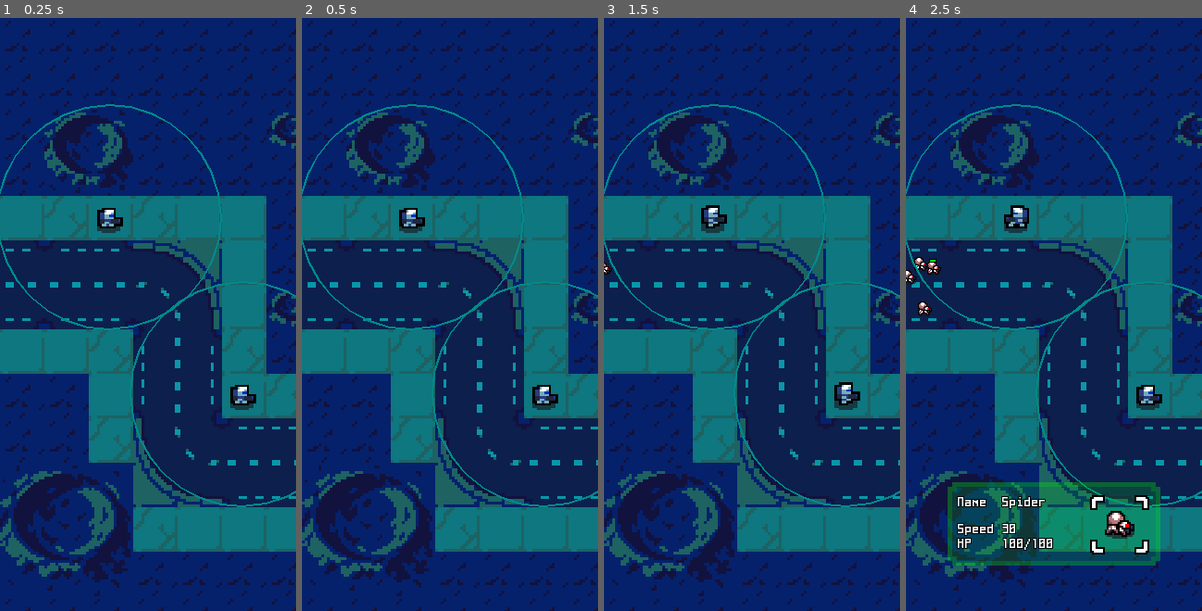
Above: before the commit, frames 1-4 (left to right).
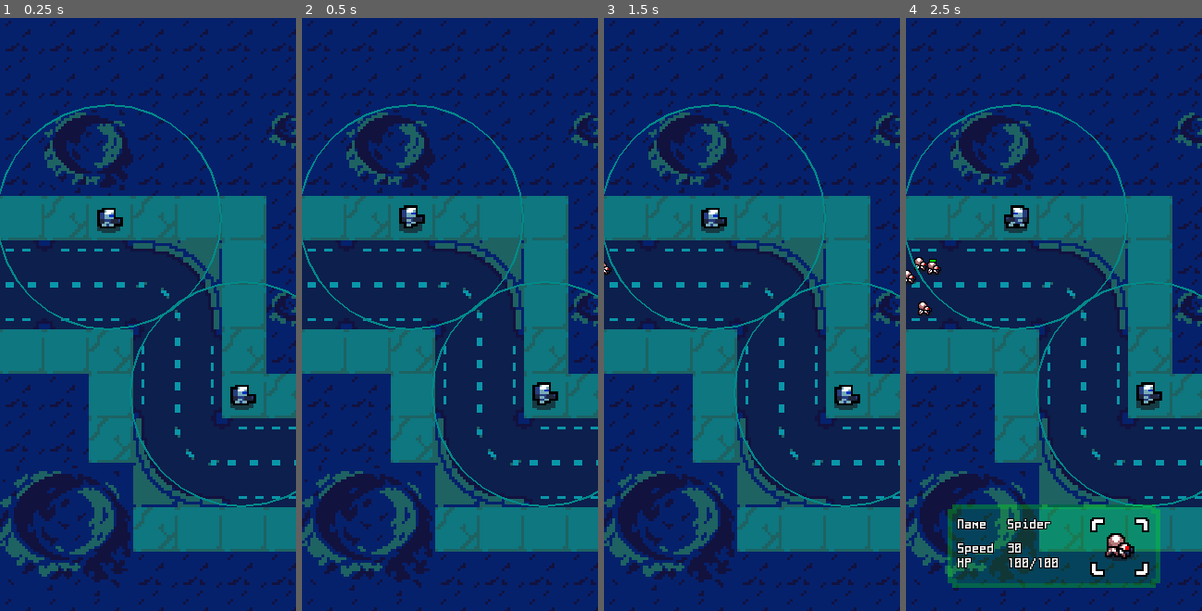
Above: after the commit, the same moments.

Repository: UnknownNPC/RoboTD
Game: Godot game, scene res://scenes/Main.tscn
Same seed, same stepped clock (60 frames per second), same inputs: the game is played once before the commit and once after it.
Inputs (mouse positions are in pixels of both pictures, inside the frame that each line leads up to):
- Up to frame 1 (0.25 s): no input
- Up to frame 2 (0.5 s): no input
- Up to frame 3 (1.5 s): move the mouse to (817, 284) at 0.52 s; click (817, 284) at 0.67 s; tap Enter at 1.25 s; move the mouse to (692, 344) at 1.27 s; click (692, 344) at 1.42 s
- Up to frame 4 (2.5 s): move the mouse to (908, 308) at 2.02 s; click (908, 308) at 2.17 s

Frame 1 is identical in both runs. In frame 2, 0.4% of the frame differs, in the area x 32-87%, y 31-66%; in frame 3, 0.4%; in frame 4, 8.0%, in the area x 14-87%, y 61-97%.

Commit message:
Add popup info

Diff:
--- a/scenes/GameUI.tscn
+++ b/scenes/UI/BaseInfoUI.tscn
@@ -1,9 +1,8 @@
-[gd_scene load_steps=7 format=2]
+[gd_scene load_steps=6 format=2]
 
 [ext_resource path="res://tiles/UI/rect/range12.png" type="Texture" id=1]
 [ext_resource path="res://tiles/UI/rect/selection-cursor.png" type="Texture" id=2]
 [ext_resource path="res://tiles/font/game_font.tres" type="DynamicFont" id=3]
-[ext_resource path="res://scripts/EnemyInfo.gd" type="Script" id=4]
 
 [sub_resource type="TileSet" id=1]
 2/name = "menu_box"
@@ -88,20 +87,12 @@
 3/shapes = [  ]
 3/z_index = 0
 
-[node name="EnemyInfo" type="Control"]
-anchor_left = 0.5
-anchor_top = 0.5
-anchor_right = 0.5
-anchor_bottom = 0.5
-margin_left = -120.0
-margin_top = 176.0
-margin_right = -120.0
-margin_bottom = 176.0
-script = ExtResource( 4 )
+[node name="BaseInfoUI" type="Control"]
 
-[node name="UnitPosition" type="Position2D" parent="."]
+[node name="Animation" type="AnimatedSprite" parent="."]
 position = Vector2( 191, 50 )
 z_index = 2
+playing = true
 
 [node name="Border" type="TileMap" parent="."]
 scale = Vector2( 5, 5 )
@@ -127,41 +118,9 @@
 text = "Name"
 
 [node name="NameValue" type="Label" parent="."]
-margin_left = 64.0
+margin_left = 70.0
 margin_top = 19.0
-margin_right = 112.0
+margin_right = 126.0
 margin_bottom = 33.0
 custom_fonts/font = ExtResource( 3 )
-text = "Spider"
-
-[node name="Speed" type="Label" parent="."]
-margin_left = 16.0
-margin_top = 48.0
-margin_right = 57.0
-margin_bottom = 62.0
-custom_fonts/font = ExtResource( 3 )
-text = "Speed"
-
-[node name="SpeedValue" type="Label" parent="."]
-margin_left = 64.0
-margin_top = 48.0
-margin_right = 105.0
-margin_bottom = 62.0
-custom_fonts/font = ExtResource( 3 )
-text = "250"
-
-[node name="HP" type="Label" parent="."]
-margin_left = 16.0
-margin_top = 64.0
-margin_right = 56.0
-margin_bottom = 78.0
-custom_fonts/font = ExtResource( 3 )
-text = "HP"
-
-[node name="HPValue" type="Label" parent="."]
-margin_left = 64.0
-margin_top = 64.0
-margin_right = 104.0
-margin_bottom = 78.0
-custom_fonts/font = ExtResource( 3 )
-text = "100/100"
+text = "Genetic"
--- /dev/null
+++ b/scenes/UI/EnemyInfoUI.tscn
@@ -0,0 +1,46 @@
+[gd_scene load_steps=4 format=2]
+
+[ext_resource path="res://tiles/font/game_font.tres" type="DynamicFont" id=1]
+[ext_resource path="res://scenes/UI/BaseInfoUI.tscn" type="PackedScene" id=2]
+[ext_resource path="res://scripts/EnemyInfo.gd" type="Script" id=3]
+
+[node name="EnemyInfoUI" type="Control"]
+margin_left = 40.0
+margin_top = 520.0
+margin_right = 40.0
+margin_bottom = 520.0
+script = ExtResource( 3 )
+
+[node name="BaseInfoUI" parent="." instance=ExtResource( 2 )]
+
+[node name="Speed" type="Label" parent="."]
+margin_left = 16.0
+margin_top = 45.0
+margin_right = 57.0
+margin_bottom = 59.0
+custom_fonts/font = ExtResource( 1 )
+text = "Speed"
+
+[node name="SpeedValue" type="Label" parent="."]
+margin_left = 70.0
+margin_top = 45.0
+margin_right = 111.0
+margin_bottom = 59.0
+custom_fonts/font = ExtResource( 1 )
+text = "250"
+
+[node name="HP" type="Label" parent="."]
+margin_left = 16.0
+margin_top = 61.0
+margin_right = 56.0
+margin_bottom = 75.0
+custom_fonts/font = ExtResource( 1 )
+text = "HP"
+
+[node name="HPValue" type="Label" parent="."]
+margin_left = 70.0
+margin_top = 61.0
+margin_right = 126.0
+margin_bottom = 75.0
+custom_fonts/font = ExtResource( 1 )
+text = "100/100"
--- /dev/null
+++ b/scenes/UI/TowerInfoUI.tscn
@@ -0,0 +1,62 @@
+[gd_scene load_steps=4 format=2]
+
+[ext_resource path="res://tiles/font/game_font.tres" type="DynamicFont" id=1]
+[ext_resource path="res://scenes/UI/BaseInfoUI.tscn" type="PackedScene" id=2]
+[ext_resource path="res://scripts/TowerInfo.gd" type="Script" id=3]
+
+[node name="TowerInfoUI" type="Control"]
+margin_left = 40.0
+margin_top = 520.0
+margin_right = 40.0
+margin_bottom = 520.0
+script = ExtResource( 3 )
+
+[node name="BaseInfoUI" parent="." instance=ExtResource( 2 )]
+
+[node name="Damage" type="Label" parent="."]
+margin_left = 16.0
+margin_top = 36.0
+margin_right = 64.0
+margin_bottom = 50.0
+custom_fonts/font = ExtResource( 1 )
+text = "Damage"
+
+[node name="DamageValue" type="Label" parent="."]
+margin_left = 70.0
+margin_top = 36.0
+margin_right = 111.0
+margin_bottom = 50.0
+custom_fonts/font = ExtResource( 1 )
+text = "250"
+
+[node name="ARate" type="Label" parent="."]
+margin_left = 16.0
+margin_top = 52.0
+margin_right = 64.0
+margin_bottom = 66.0
+custom_fonts/font = ExtResource( 1 )
+text = "A.Rate"
+
+[node name="ARateValue" type="Label" parent="."]
+margin_left = 70.0
+margin_top = 52.0
+margin_right = 110.0
+margin_bottom = 66.0
+custom_fonts/font = ExtResource( 1 )
+text = "20"
+
+[node name="Radius" type="Label" parent="."]
+margin_left = 16.0
+margin_top = 68.0
+margin_right = 64.0
+margin_bottom = 82.0
+custom_fonts/font = ExtResource( 1 )
+text = "Radius"
+
+[node name="RadiusValue" type="Label" parent="."]
+margin_left = 70.0
+margin_top = 68.0
+margin_right = 110.0
+margin_bottom = 82.0
+custom_fonts/font = ExtResource( 1 )
+text = "120"
--- a/scenes/towers/AssaultAnimation.tres
+++ b/scenes/towers/AssaultAnimation.tres
@@ -25,7 +25,22 @@
 "frames": [ ExtResource( 14 ), ExtResource( 19 ) ],
 "loop": true,
 "name": "idle",
-"speed": 7.0
+"speed": 5.0
+}, {
+"frames": [ ExtResource( 5 ), ExtResource( 12 ) ],
+"loop": false,
+"name": "fire",
+"speed": 5.0
+}, {
+"frames": [ ExtResource( 15 ), ExtResource( 16 ) ],
+"loop": true,
+"name": "walk",
+"speed": 5.0
+}, {
+"frames": [ ExtResource( 7 ), ExtResource( 18 ), ExtResource( 17 ) ],
+"loop": true,
+"name": "hit",
+"speed": 5.0
 }, {
 "frames": [ ExtResource( 1 ), ExtResource( 4 ) ],
 "loop": true,
@@ -37,23 +52,8 @@
 "name": "death",
 "speed": 5.0
 }, {
-"frames": [ ExtResource( 7 ), ExtResource( 18 ), ExtResource( 17 ) ],
-"loop": true,
-"name": "hit",
-"speed": 5.0
-}, {
-"frames": [ ExtResource( 5 ), ExtResource( 12 ) ],
-"loop": false,
-"name": "fire",
-"speed": 5.0
-}, {
 "frames": [ ExtResource( 9 ), ExtResource( 3 ), ExtResource( 6 ) ],
 "loop": true,
 "name": "throw",
 "speed": 5.0
-}, {
-"frames": [ ExtResource( 15 ), ExtResource( 16 ) ],
-"loop": true,
-"name": "walk",
-"speed": 5.0
 } ]
--- a/scenes/towers/AssaultTower.tscn
+++ b/scenes/towers/AssaultTower.tscn
@@ -1,12 +1,19 @@
-[gd_scene load_steps=4 format=2]
+[gd_scene load_steps=5 format=2]
 
 [ext_resource path="res://scenes/towers/BaseTower.tscn" type="PackedScene" id=1]
 [ext_resource path="res://scripts/AssaultTower.gd" type="Script" id=2]
 [ext_resource path="res://scenes/towers/AssaultAnimation.tres" type="SpriteFrames" id=3]
 
+[sub_resource type="CircleShape2D" id=1]
+radius = 18.0
+
 [node name="AssaultTower" instance=ExtResource( 1 )]
 script = ExtResource( 2 )
 damageValue = 25
+unitName = "Assault"
 
 [node name="Animation" parent="." index="0"]
 frames = ExtResource( 3 )
+
+[node name="Shape" parent="ClickArea" index="0"]
+shape = SubResource( 1 )
--- a/scenes/towers/BaseTower.tscn
+++ b/scenes/towers/BaseTower.tscn
@@ -1,7 +1,10 @@
-[gd_scene format=2]
+[gd_scene load_steps=2 format=2]
+
+[ext_resource path="res://scripts/BaseTower.gd" type="Script" id=1]
 
 [node name="BaseTower" type="Node2D" groups=["towers"]]
 position = Vector2( 175, 339 )
+script = ExtResource( 1 )
 
 [node name="Animation" type="AnimatedSprite" parent="."]
 scale = Vector2( 2.5, 2.5 )
@@ -9,4 +12,9 @@
 
 [node name="AttackTimer" type="Timer" parent="."]
 
+[node name="ClickArea" type="Area2D" parent="."]
+
+[node name="Shape" type="CollisionShape2D" parent="ClickArea"]
+
 [connection signal="timeout" from="AttackTimer" to="." method="_on_AttackTimer_timeout"]
+[connection signal="input_event" from="ClickArea" to="." method="_on_ClickArea_input_event"]
--- a/scripts/BaseTower.gd
+++ b/scripts/BaseTower.gd
@@ -4,10 +4,18 @@
 export (int) var damageValue = 100
 export (int) var attackRadius = 120
 export (float) var attackCooldown = 1.0
+export (String) var unitName
 
 var attackRadiusCircleScene = load("res://scenes/AttackRadiusCircle.tscn")
+
+signal towerClicked(tower)
 
 func _ready():
 	var attackRadiusIntance = attackRadiusCircleScene.instance()
 	attackRadiusIntance.attackRadius = attackRadius
 	add_child(attackRadiusIntance)
+
+
+func _on_ClickArea_input_event(viewport, event, shape_idx):
+	if (event.is_pressed()):
+		emit_signal("towerClicked", self)
--- a/scripts/EnemyInfo.gd
+++ b/scripts/EnemyInfo.gd
@@ -1,18 +1,17 @@
 extends Control
 
 var enemy
-var viewEnemy
 
-onready var nameValue = $NameValue
+onready var nameValue = $BaseInfoUI/NameValue
 onready var speedValue = $SpeedValue
 onready var hpValue = $HPValue
-onready var unitPosition = $UnitPosition
+onready var animation = $BaseInfoUI/Animation
 
 func _process(delta):
 	### can be queue_free
 	if (is_instance_valid(enemy)):
 		hpValue.text = str(enemy.maxHealth) + "/" + str(enemy.currentHealth)
-		viewEnemy.get_node("Animation").animation = enemy.get_node("Animation").animation
+		animation.animation = enemy.get_node("Animation").animation
 	else:
 		## close
 		queue_free()
@@ -22,7 +21,6 @@
 	nameValue.text = enemy.unitName
 	speedValue.text = str(enemy.speed)
 
-	viewEnemy = targetEnemy.duplicate()
-	viewEnemy.scale = Vector2(2,2)
-
-	unitPosition.add_child(viewEnemy)
+	animation.frames = enemy.get_node("Animation").frames.duplicate()
+	animation.animation = enemy.get_node("Animation").animation
+	animation.scale = Vector2(2, 2)
--- /dev/null
+++ b/scripts/TowerInfo.gd
@@ -0,0 +1,26 @@
+extends Control
+
+var tower
+
+onready var nameValue = $BaseInfoUI/NameValue
+onready var damageValue = $DamageValue
+onready var aRateValue = $ARateValue
+onready var radiusValue = $RadiusValue
+onready var animation = $BaseInfoUI/Animation
+
+func _process(delta):
+	if is_instance_valid(tower):
+		var targetAnimation = tower.get_node("Animation").animation
+		animation.animation = targetAnimation
+		animation.frames.set_animation_loop(targetAnimation, true)
+
+func init(targetTower):
+	tower = targetTower
+	nameValue.text = tower.unitName
+	damageValue.text = str(tower.damageValue)
+	aRateValue.text = str(tower.attackCooldown)
+	radiusValue.text = str(tower.attackRadius)
+
+	animation.frames = tower.get_node("Animation").frames.duplicate()
+	animation.animation = tower.get_node("Animation").animation
+	animation.scale = Vector2(3, 3)
--- a/scripts/WaveSpawner.gd
+++ b/scripts/WaveSpawner.gd
@@ -3,13 +3,18 @@
 onready var basePath = $BaseWavePath
 
 var enemyUrl = "res://scenes/enemies/SpiderEnemy.tscn"
-var enemyInfoUrl = "res://scenes/GameUI.tscn"
+var enemyInfoUrl = "res://scenes/UI/EnemyInfoUI.tscn"
+var towerInfoUrl = "res://scenes/UI/TowerInfoUI.tscn"
 
 var follows = []
 
 var currentEnemyInfo = null
 
 func _ready():
+
+	var allTowers = get_tree().get_nodes_in_group("towers")
+	for tower in allTowers:
+		tower.connect("towerClicked", self, "_towerClicked")
 
 	var rawEnemy = load(enemyUrl)
 
@@ -44,19 +49,25 @@
 
 func _process(delta):
 	for follow in follows:
-		var abstractEnemy = follow.get_child(0)
-		if (is_instance_valid(abstractEnemy) && !abstractEnemy.isDead):
-			follow.offset += abstractEnemy.speed * delta
-			if follow.unit_offset >= 1:
-				follow.queue_free()
+		if (is_instance_valid(follow)):
+			var abstractEnemy = follow.get_child(0)
+			if (is_instance_valid(abstractEnemy) && !abstractEnemy.isDead):
+				follow.offset += abstractEnemy.speed * delta
+				if follow.unit_offset >= 1:
+					follow.queue_free()
 
 func _enemyClicked(enemy):
 	if (is_instance_valid(currentEnemyInfo)):
 		currentEnemyInfo.queue_free()
-	currentEnemyInfo = _addEnemyInfo(enemy)
+	currentEnemyInfo = _addInfoUI(enemy, enemyInfoUrl)
 
-func _addEnemyInfo(enemy):
-	var enemyInfo = load(enemyInfoUrl).instance()
-	get_parent().add_child(enemyInfo)
-	enemyInfo.init(enemy)
-	return enemyInfo
+func _towerClicked(tower):
+	if (is_instance_valid(currentEnemyInfo)):
+		currentEnemyInfo.queue_free()
+	currentEnemyInfo = _addInfoUI(tower, towerInfoUrl)
+
+func _addInfoUI(entity, sceneUrl):
+	var infoIU = load(sceneUrl).instance()
+	get_parent().add_child(infoIU)
+	infoIU.init(entity)
+	return infoIU
